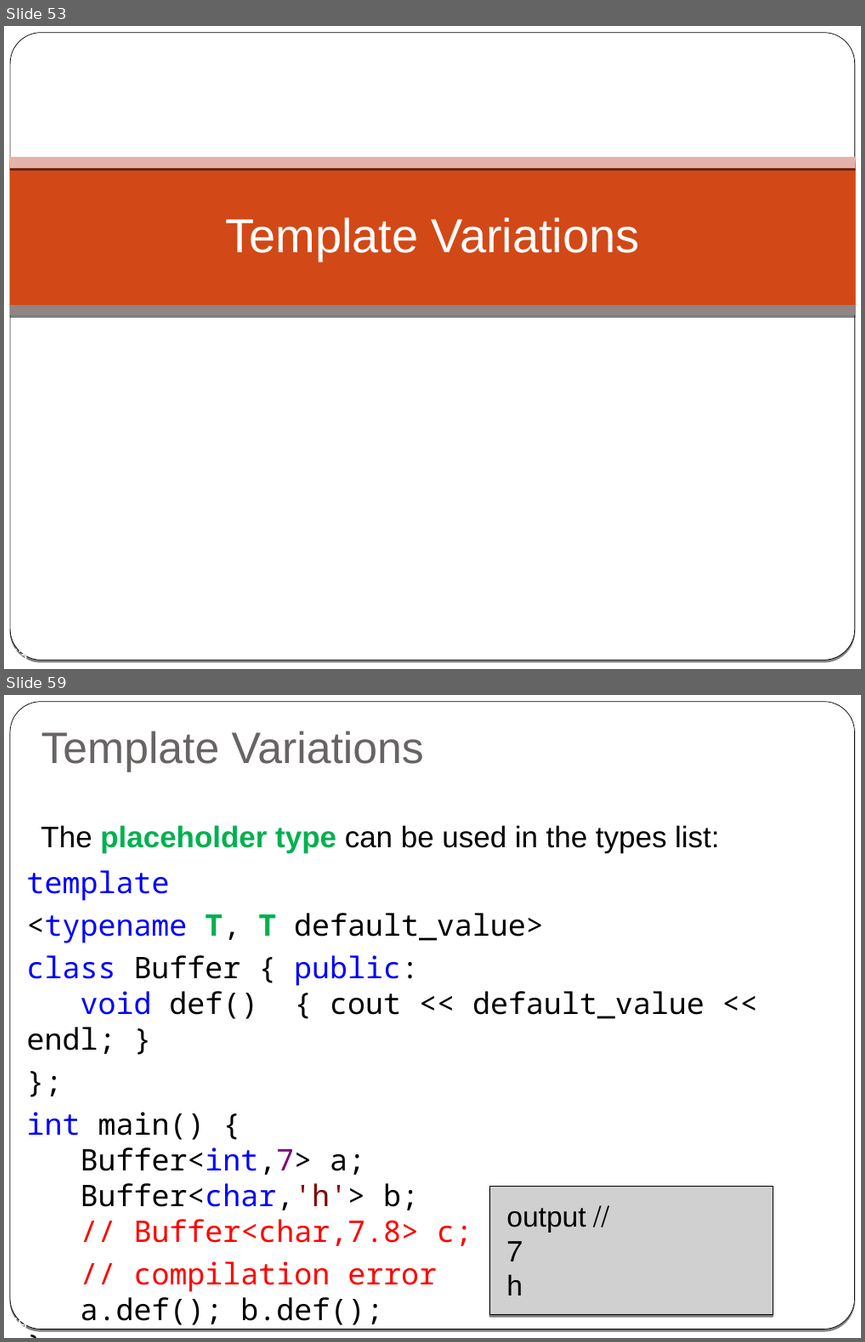
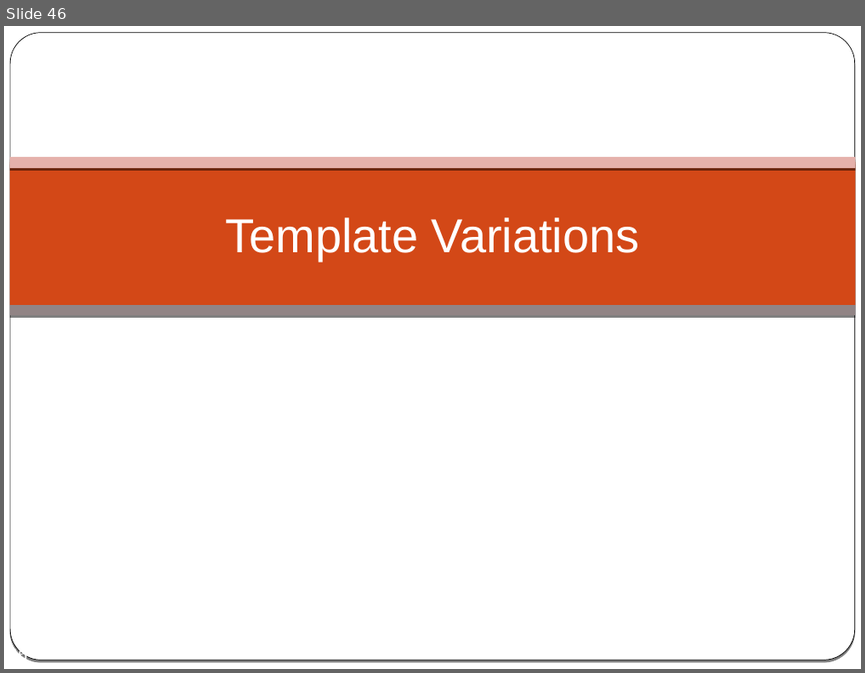
Before and after one commit to cpp-at-ariel/cpp-5778, a slide deck: week08-templates/slides.odp. Shown one above the other, each under a label of ours: slides 53 and 59 before the commit, slide 46 after it; the slides between them are not shown. The pictures are 865x1342 and 865x673 pixels, drawn with LibreOffice and Linux fonts; fonts in the diff are those of the drawing; grey boxes stand for pictures. Boxes give left, top, right and bottom in pixels: in the first picture for what was removed or moved away, otherwise in the second. Text is boxed around its words. In the diff, an @@ line names an element or a change of style, - is before the commit and + after.

```diff
--- a/week08-templates/slides.odp
+++ b/week08-templates/slides.odp
@@ slide 59 removed at (x1=4, y1=695, x2=861, y2=1338), background gradient #000000 to #FFFFFF; not listed: 2 template elements that a slide beside it also shows @@
@@ title removed at (x1=41, y1=731, x2=424, y2=772) @@
-Template Variations
@@ text removed at (x1=41, y1=825, x2=719, y2=853) @@
-The placeholder type can be used in the types list:
@@ text removed at (x1=27, y1=870, x2=704, y2=1325) @@
-template
-<typename T, T default_value>
-class Buffer { public:
-void def() { cout << default_value << endl; }
-};
-int main() {
-Buffer<int,7> a;
-Buffer<char,'h'> b;
-// Buffer<char,7.8> c;
-// compilation error
-a.def(); b.def();
-}
@@ picture removed at (x1=490, y1=1186, x2=773, y2=1315) @@
-// output
-7
-h
@@ page number removed at (x1=9, y1=1316, x2=28, y2=1328) @@
-59
@@ what was slide 53 is now slide 46 @@
@@ page number at (x1=9, y1=647, x2=28, y2=659): text changed @@
-53
+46
```
Also in this commit, not shown: 1 slide changed, 29 other slides removed, 16 other files.
